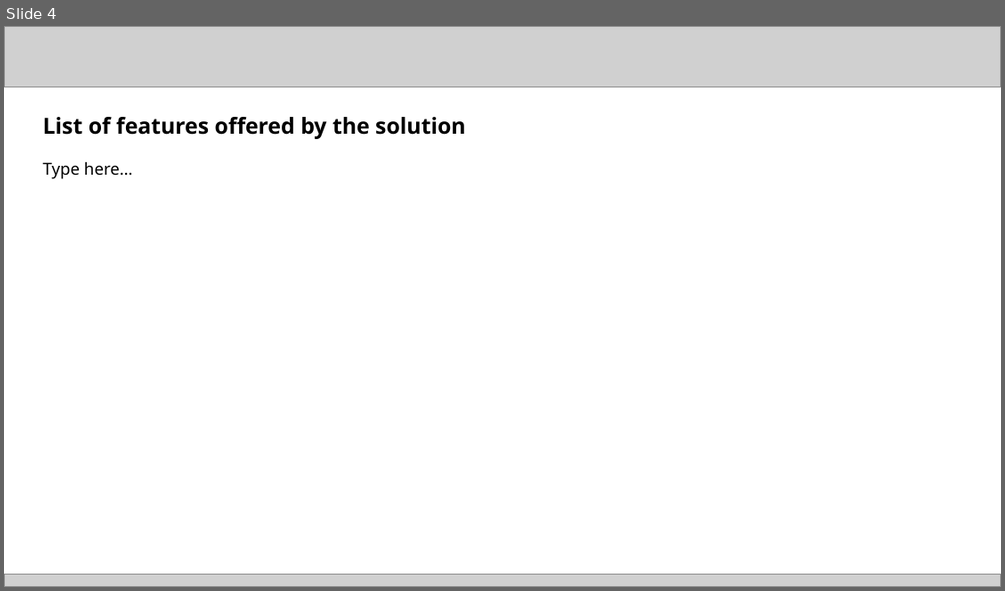
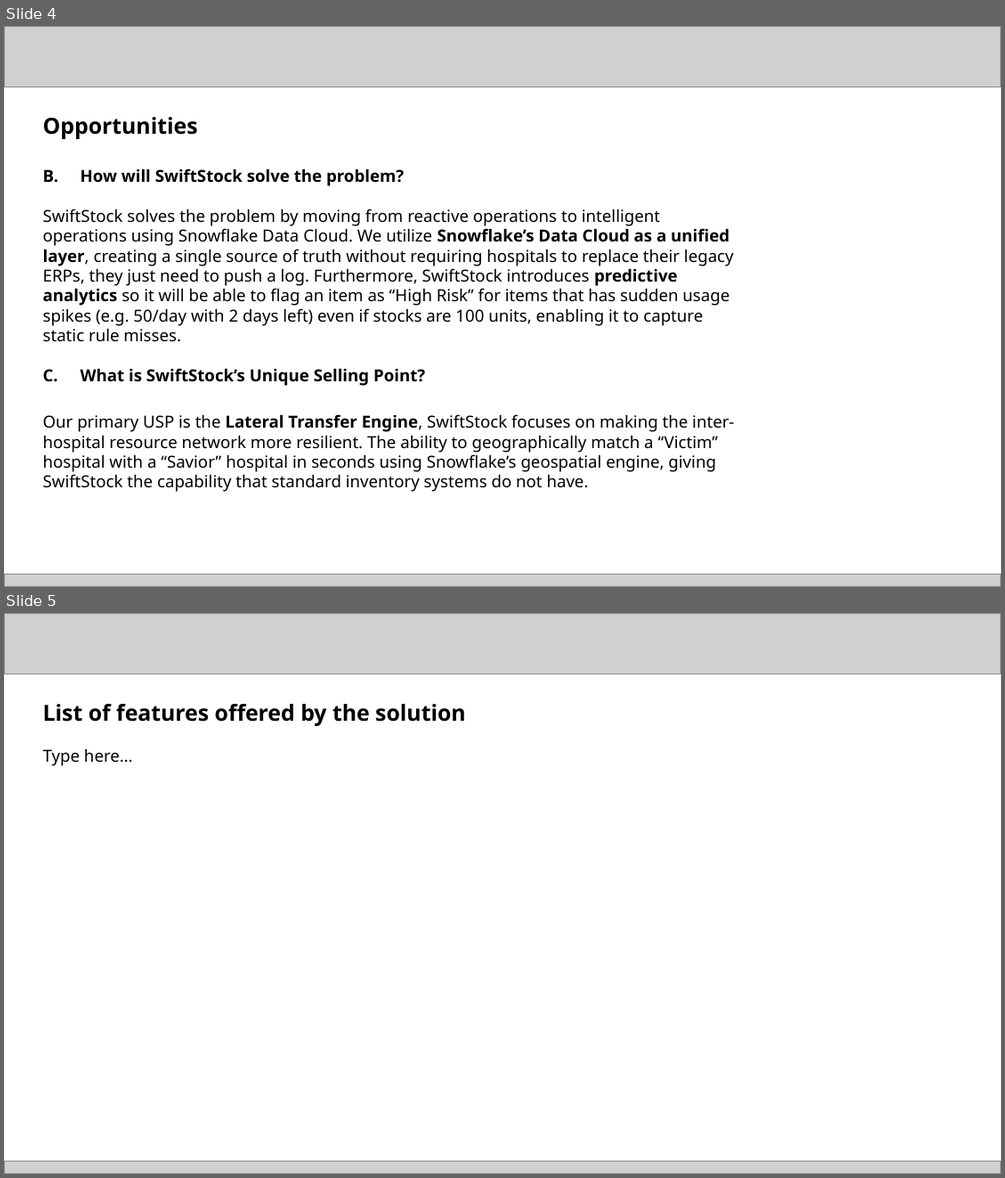
Before and after one commit to RunningPie/SwiftStock, a slide deck: Prototype Submission Deck _ AI for Good Hackathon.pptx. Shown one above the other, each under a label of ours: slide 4 before the commit, slides 4 and 5 after it. The pictures are 1005x591 and 1005x1178 pixels, drawn with LibreOffice and Linux fonts; fonts in the diff are those of the drawing; grey boxes stand for pictures. Boxes give left, top, right and bottom in pixels: in the first picture for what was removed or moved away, otherwise in the second. Text is boxed around its words. In the diff, an @@ line names an element or a change of style, - is before the commit and + after.

```diff
--- a/Prototype Submission Deck _ AI for Good Hackathon.pptx
+++ b/Prototype Submission Deck _ AI for Good Hackathon.pptx
@@ slide 4 added at box(4, 26, 1001, 587), background #FFFFFF @@
@@ picture added at box(4, 26, 1001, 87) @@
@@ text added at box(43, 117, 734, 491), 12 pt, text #000000 @@
+Opportunities
+B. How will SwiftStock solve the problem?
+  SwiftStock solves the problem by moving from reactive operations to intelligent operations using Snowflake Data Cloud. We utilize Snowflake’s Data Cloud as a unified layer, creating a single source of truth without requiring hospitals to replace their legacy ERPs, they just need to push a log. Furthermore, SwiftStock introduces predictive analytics so it will be able to flag an item as “High Risk” for items that has sudden usage spikes (e.g. 50/day with 2 days left) even if stocks are 100 units, enabling it to capture static rule misses.
+C. What is SwiftStock’s Unique Selling Point?
+  Our primary USP is the Lateral Transfer Engine, SwiftStock focuses on making the inter-hospital resource network more resilient. The ability to geographically match a “Victim” hospital with a “Savior” hospital in seconds using Snowflake’s geospatial engine, giving SwiftStock the capability that standard inventory systems do not have.
@@ picture added at box(4, 574, 1001, 587) @@
@@ what was slide 4 is now slide 5 @@
```
Also in this commit, not shown: 3 slides changed, 3 other files.
